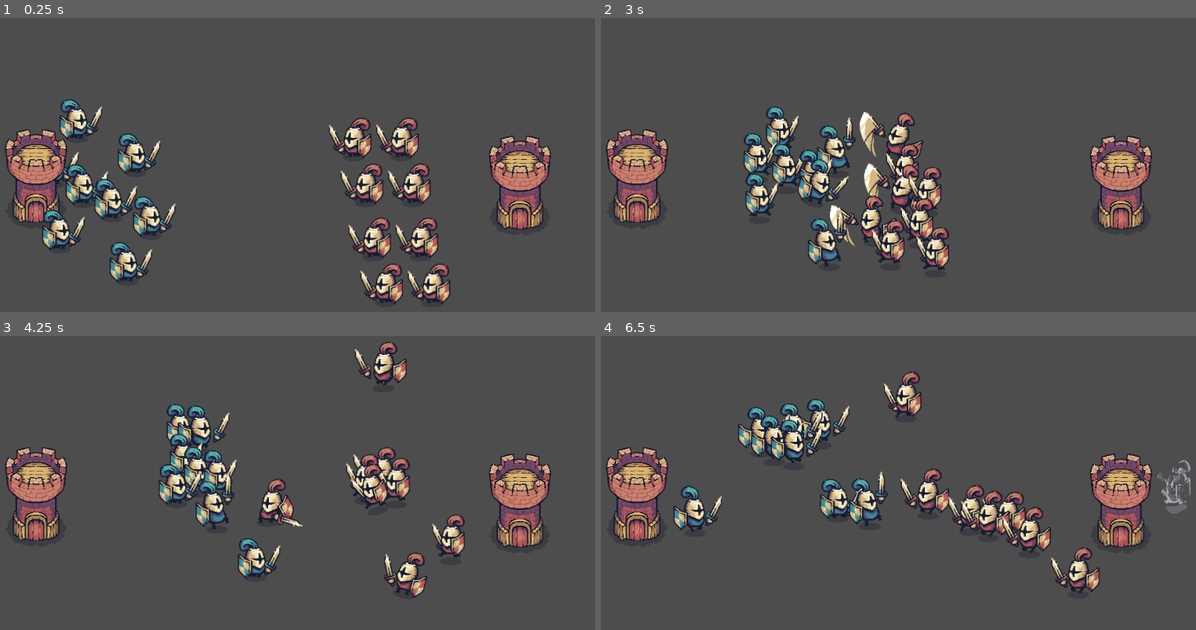
Above: before the commit, frames 1-4 (two rows, left to right).
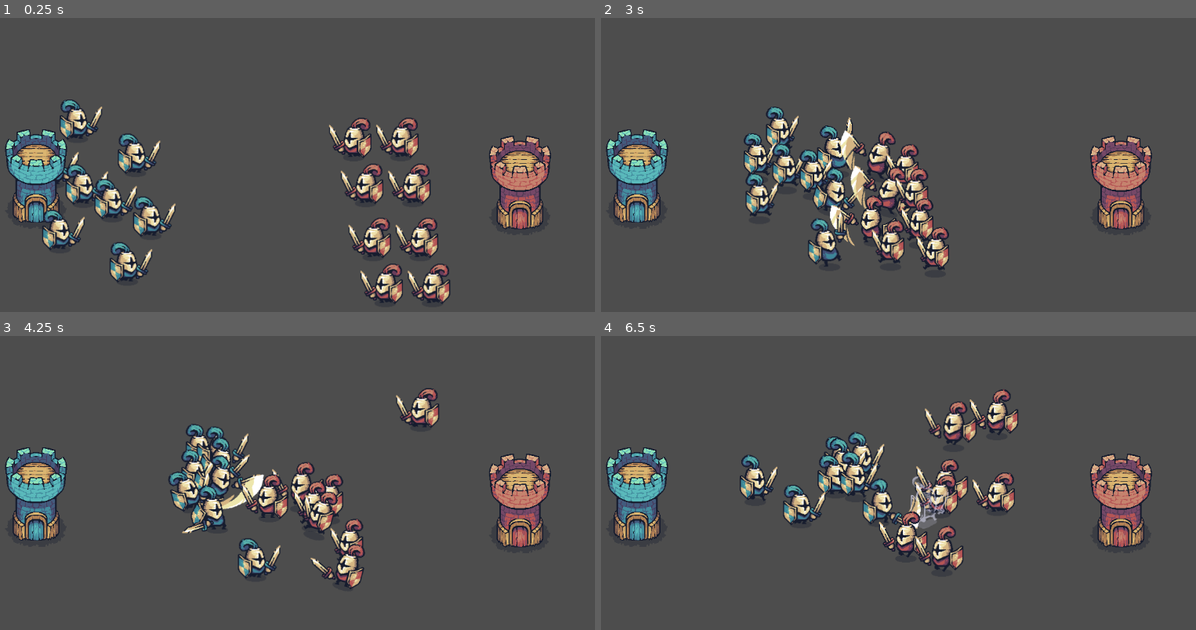
Above: after the commit, the same moments.

Repository: Vakrim/tiny-swords
Game: Godot game, scene res://main.tscn
The game is run twice, just before and just after one commit, with the same random seed, the same clock (stepped at 60 frames per second) and the same inputs.
Inputs:
- Up to frame 1 (0.25 s): no input
- Up to frame 2 (3 s): no input
- Up to frame 3 (4.25 s): no input
- Up to frame 4 (6.5 s): no input

The runs differ from the first frame. In frame 1, 1.4% of the frame differs, in the area x 1-12%, y 38-70%; in frame 2, 5.3%; in frame 3, 12%; in frame 4, 15%, in the area x 1-100%, y 12-88%.

Commit message:
refactor teams

Diff:
--- a/knight/knight.gd
+++ b/knight/knight.gd
@@ -1,47 +1,48 @@
 class_name Knight
 extends RigidBody2D
 
-@export var team: Team.Hue
+@export var team: Team
 
 @onready var sprite: AnimatedSprite2D = $Sprite
 @onready var attack_area: Area2D = $AttackArea
+@onready var healing_area: Area2D = $HealingArea
 
 var state: State = null
 
 var health = 3
 
 func _ready() -> void:
-  if team == Team.RED:
-    sprite.sprite_frames = load("res://knight/knight-red.tres")
-  else:
-    sprite.sprite_frames = load("res://knight/knight-blue.tres")
+  sprite.sprite_frames = team.get_knight_sprite_frames()
 
-  add_to_group(get_my_team_group_name())
+  add_to_group(team.get_units_group_name())
 
   change_state(IdleState.new())
 
 func _physics_process(delta: float) -> void:
   state.update(delta)
 
-func get_closest_enemy() -> Node2D:
-  var enemies = get_tree().get_nodes_in_group(get_enemy_team_group_name())
-  var closest_enemy = null
+func get_closest(group_name: String) -> Node2D:
+  var entities = get_tree().get_nodes_in_group(group_name)
+  var closest_entity = null
   var closest_distance = 1000000
 
-  for enemy in enemies:
-    var distance = global_position.distance_to(enemy.global_position)
+  for entity in entities:
+    var distance = global_position.distance_to(entity.global_position)
     if distance < closest_distance:
       closest_distance = distance
-      closest_enemy = enemy
+      closest_entity = entity
 
-  return closest_enemy
+  return closest_entity
 
 func receive_damage() -> void:
   change_state(StunState.new())
   health -= 1
   if health <= 0:
-    sprite.material = ShaderMaterial.new()
-    sprite.material.shader = preload("res://knight/ghost.gdshader")
+    change_state(GhostState.new())
+
+func receive_healing() -> void:
+  health = 3
+  change_state(IdleState.new())
 
 func change_state(new_state: State) -> void:
   if state:
@@ -49,22 +50,6 @@
   state = new_state
   state.init(self)
   state.enter()
-
-func get_my_team_group_name() -> String:
-  var team_name
-  match team:
-    Team.BLUE: team_name = "blue"
-    Team.RED: team_name = "red"
-
-  return "team_" + team_name
-
-func get_enemy_team_group_name() -> String:
-  var enemy_team_name
-  match team:
-    Team.BLUE: enemy_team_name = "red"
-    Team.RED: enemy_team_name = "blue"
-
-  return "team_" + enemy_team_name
 
 class State:
   var actor: Knight = null
@@ -86,7 +71,7 @@
     actor.sprite.play("idle")
 
   func update(_delta: float) -> void:
-    var enemies = actor.get_tree().get_nodes_in_group(actor.get_enemy_team_group_name())
+    var enemies = actor.get_tree().get_nodes_in_group(actor.team.get_enemy_units_group_name())
     if enemies.size() > 0:
       actor.change_state(WalkTowardEnemyState.new())
 
@@ -95,13 +80,13 @@
     actor.sprite.play("walk")
 
   func update(_delta: float) -> void:
-    var enemies = actor.get_tree().get_nodes_in_group(actor.get_enemy_team_group_name())
+    var enemies = actor.get_tree().get_nodes_in_group(actor.team.get_enemy_units_group_name())
 
     for enemy in enemies:
       if actor.attack_area.overlaps_body(enemy):
         actor.change_state(AttackState.new())
 
-    var enemy = actor.get_closest_enemy()
+    var enemy = actor.get_closest(actor.team.get_enemy_units_group_name())
     if enemy:
       var direction = (enemy.global_position - actor.global_position).normalized()
 
@@ -121,11 +106,11 @@
 
   func _on_frame_changed() -> void:
     if actor.sprite.frame == 3:
-      var enemies = actor.get_tree().get_nodes_in_group(actor.get_enemy_team_group_name())
+      var enemies = actor.get_tree().get_nodes_in_group(actor.team.get_enemy_units_group_name())
 
       for enemy: Knight in enemies:
         if actor.attack_area.overlaps_body(enemy):
-          var push_back_impulse = (enemy.global_position - actor.global_position).normalized() * 600
+          var push_back_impulse = (enemy.global_position - actor.global_position).normalized() * 300
 
           enemy.apply_central_impulse(push_back_impulse)
           enemy.receive_damage()
@@ -149,8 +134,25 @@
 
 class GhostState extends State:
   func enter() -> void:
+    actor.sprite.play("walk")
     actor.sprite.material = ShaderMaterial.new()
     actor.sprite.material.shader = preload("res://knight/ghost.gdshader")
+    actor.healing_area.connect("body_entered", _on_body_entered)
 
   func exit() -> void:
     actor.sprite.material = null
+
+  func update(_delta: float) -> void:
+    var tower = actor.get_closest(actor.team.get_towers_group_name())
+
+    if tower:
+      var direction = (tower.global_position - actor.global_position).normalized()
+
+      actor.apply_central_force(direction * 100)
+
+      actor.sprite.flip_h = direction.x < 0
+      actor.attack_area.scale.x = -1 if direction.x < 0 else 1
+
+  func _on_body_entered(body: Node) -> void:
+    if body.is_in_group(actor.team.get_towers_group_name()):
+      actor.receive_healing()
--- a/knight/knight.tscn
+++ b/knight/knight.tscn
@@ -39,7 +39,6 @@
 [node name="HealingArea" type="Area2D" parent="."]
 collision_layer = 0
 collision_mask = 4
-monitorable = false
 
 [node name="CollisionShape2D" type="CollisionShape2D" parent="HealingArea"]
 rotation = 1.5708
--- a/main.tscn
+++ b/main.tscn
@@ -1,7 +1,9 @@
-[gd_scene load_steps=5 format=3 uid="uid://cqbpefucv3u4e"]
+[gd_scene load_steps=7 format=3 uid="uid://cqbpefucv3u4e"]
 
 [ext_resource type="PackedScene" uid="uid://cika11j60tbbu" path="res://knight/knight.tscn" id="1_j3ucd"]
 [ext_resource type="PackedScene" uid="uid://b06gep64skdg4" path="res://tower/tower.tscn" id="2_hfvpf"]
+[ext_resource type="Resource" uid="uid://dwfvhmu61kc23" path="res://team/blue-team.tres" id="2_wey1n"]
+[ext_resource type="Resource" uid="uid://criu4wf8qe8y8" path="res://team/red-team.tres" id="3_npqmg"]
 
 [sub_resource type="RectangleShape2D" id="RectangleShape2D_ydeai"]
 size = Vector2(99, 697)
@@ -14,59 +16,67 @@
 
 [node name="Knight" parent="." instance=ExtResource("1_j3ucd")]
 position = Vector2(197, 232)
+team = ExtResource("2_wey1n")
 
 [node name="Knight2" parent="." instance=ExtResource("1_j3ucd")]
 position = Vector2(304, 295)
+team = ExtResource("2_wey1n")
 
 [node name="Knight5" parent="." instance=ExtResource("1_j3ucd")]
 position = Vector2(208, 352)
+team = ExtResource("2_wey1n")
 
 [node name="Knight6" parent="." instance=ExtResource("1_j3ucd")]
 position = Vector2(332, 411)
+team = ExtResource("2_wey1n")
 
 [node name="Knight7" parent="." instance=ExtResource("1_j3ucd")]
 position = Vector2(154, 316)
+team = ExtResource("2_wey1n")
 
 [node name="Knight8" parent="." instance=ExtResource("1_j3ucd")]
 position = Vector2(261, 379)
+team = ExtResource("2_wey1n")
 
 [node name="Knight9" parent="." instance=ExtResource("1_j3ucd")]
 position = Vector2(165, 436)
+team = ExtResource("2_wey1n")
 
 [node name="Knight10" parent="." instance=ExtResource("1_j3ucd")]
 position = Vector2(289, 495)
+team = ExtResource("2_wey1n")
 
 [node name="Knight3" parent="." instance=ExtResource("1_j3ucd")]
 position = Vector2(711, 265)
-team = 1
+team = ExtResource("3_npqmg")
 
 [node name="Knight4" parent="." instance=ExtResource("1_j3ucd")]
 position = Vector2(733, 350)
-team = 1
+team = ExtResource("3_npqmg")
 
 [node name="Knight11" parent="." instance=ExtResource("1_j3ucd")]
 position = Vector2(798, 265)
-team = 1
+team = ExtResource("3_npqmg")
 
 [node name="Knight12" parent="." instance=ExtResource("1_j3ucd")]
 position = Vector2(820, 350)
-team = 1
+team = ExtResource("3_npqmg")
 
 [node name="Knight13" parent="." instance=ExtResource("1_j3ucd")]
 position = Vector2(747, 450)
-team = 1
+team = ExtResource("3_npqmg")
 
 [node name="Knight14" parent="." instance=ExtResource("1_j3ucd")]
 position = Vector2(769, 535)
-team = 1
+team = ExtResource("3_npqmg")
 
 [node name="Knight15" parent="." instance=ExtResource("1_j3ucd")]
 position = Vector2(834, 450)
-team = 1
+team = ExtResource("3_npqmg")
 
 [node name="Knight16" parent="." instance=ExtResource("1_j3ucd")]
 position = Vector2(856, 535)
-team = 1
+team = ExtResource("3_npqmg")
 
 [node name="StaticBody2D" type="StaticBody2D" parent="."]
 
@@ -94,6 +104,8 @@
 
 [node name="Tower" parent="." instance=ExtResource("2_hfvpf")]
 position = Vector2(124, 371)
+team = ExtResource("2_wey1n")
 
 [node name="Tower2" parent="." instance=ExtResource("2_hfvpf")]
 position = Vector2(1014, 383)
+team = ExtResource("3_npqmg")
--- a/team.gd
+++ /dev/null
@@ -1,22 +0,0 @@
-class_name Team
-
-enum Hue {BLUE, RED}
-
-static func get_team_name(team: Hue) -> String:
-    match team:
-        Hue.BLUE: return "blue"
-        Hue.RED: return "red"
-        _:
-            assert(false, "Invalid team")
-            return "unknown"
-
-static func get_enemy_team_name(team: Hue) -> String:
-    match team:
-        Hue.BLUE: return "red"
-        Hue.RED: return "blue"
-        _:
-            assert(false, "Invalid team")
-            return "unknown"
-
-const BLUE = Hue.BLUE
-const RED = Hue.RED
--- /dev/null
+++ b/team/blue-team.tres
@@ -0,0 +1,7 @@
+[gd_resource type="Resource" script_class="Team" load_steps=2 format=3 uid="uid://dwfvhmu61kc23"]
+
+[ext_resource type="Script" path="res://team/team.gd" id="1_umvjk"]
+
+[resource]
+script = ExtResource("1_umvjk")
+hue = 0
--- /dev/null
+++ b/team/red-team.tres
@@ -0,0 +1,7 @@
+[gd_resource type="Resource" script_class="Team" load_steps=2 format=3 uid="uid://criu4wf8qe8y8"]
+
+[ext_resource type="Script" path="res://team/team.gd" id="1_jmofu"]
+
+[resource]
+script = ExtResource("1_jmofu")
+hue = 1
--- /dev/null
+++ b/team/team.gd
@@ -0,0 +1,51 @@
+class_name Team
+extends Resource
+
+enum Hue {BLUE, RED}
+
+@export var hue: Hue = BLUE
+
+func get_team_name() -> String:
+  match hue:
+    BLUE: return "blue"
+    RED: return "red"
+    _:
+      assert(false, "Invalid team")
+      return "unknown"
+
+func get_enemy_team_name() -> String:
+  match hue:
+    BLUE: return "red"
+    RED: return "blue"
+    _:
+      assert(false, "Invalid team")
+      return "unknown"
+
+
+func get_units_group_name() -> String:
+  return get_team_name() + "_units"
+
+func get_enemy_units_group_name() -> String:
+  return get_enemy_team_name() + "_units"
+
+func get_towers_group_name() -> String:
+  return get_team_name() + "_towers"
+
+func get_knight_sprite_frames():
+  match hue:
+    BLUE: return preload("res://knight/knight-blue.tres")
+    RED: return preload("res://knight/knight-red.tres")
+    _:
+      assert(false, "Invalid team")
+      return null
+
+func get_tower_texture():
+  match hue:
+    BLUE: return preload("res://tower/tower-blue.png")
+    RED: return preload("res://tower/tower-red.png")
+    _:
+      assert(false, "Invalid team")
+      return null
+
+const BLUE = Hue.BLUE
+const RED = Hue.RED
--- a/tower/tower.gd
+++ b/tower/tower.gd
@@ -1,12 +1,11 @@
 class_name Tower
-extends Node2D
+extends StaticBody2D
 
-@export var team := Team.RED
+@export var team: Team
 
 @onready var sprite: Sprite2D = $Sprite
 
 func _ready() -> void:
-    if team == Team.RED:
-        sprite.texture = preload("res://tower/tower-red.png")
-    else:
-        sprite.texture = preload("res://tower/tower-blue.png")
+  sprite.texture = team.get_tower_texture()
+
+  add_to_group(team.get_towers_group_name())
--- a/tower/tower.tscn
+++ b/tower/tower.tscn
@@ -7,16 +7,14 @@
 radius = 15.0
 height = 86.0
 
-[node name="Tower" type="Node2D"]
+[node name="StaticBody2D" type="StaticBody2D"]
+collision_layer = 5
 script = ExtResource("1_airre")
 
 [node name="Sprite" type="Sprite2D" parent="."]
 position = Vector2(0, -80)
 texture = ExtResource("1_apm4g")
 
-[node name="StaticBody2D" type="StaticBody2D" parent="."]
-collision_layer = 5
-
-[node name="CollisionShape2D" type="CollisionShape2D" parent="StaticBody2D"]
+[node name="CollisionShape2D" type="CollisionShape2D" parent="."]
 rotation = 1.5708
 shape = SubResource("CapsuleShape2D_moypi")
